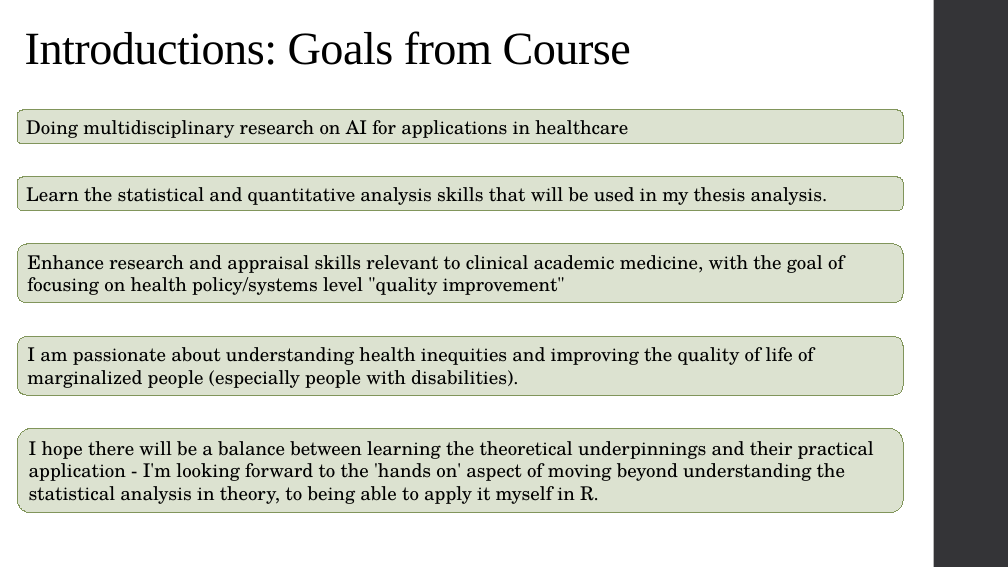
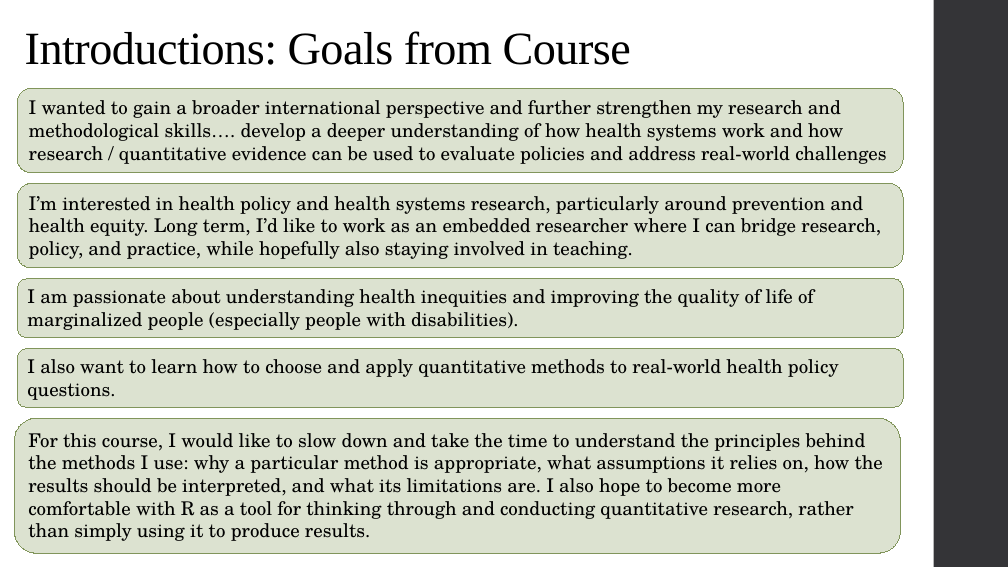
Before and after one commit to alex-hoagland/HAD5744, a slide deck: slide 4 of Lecture01_Introduction/Lecture1_Frameworks.pptx. Drawn at 1008x567 pixels with LibreOffice and Linux fonts; fonts in the diff are those of the drawing. Boxes give left, top, right and bottom in pixels: in the first picture for what was removed or moved away, otherwise in the second. Text is boxed around its words. In the diff, an @@ line names an element or a change of style, - is before the commit and + after.

```diff
--- a/Lecture01_Introduction/Lecture1_Frameworks.pptx
+++ b/Lecture01_Introduction/Lecture1_Frameworks.pptx
@@ rounded rectangle "I wanted to gain a ..." resized from (x1=17, y1=177, x2=904, y2=211) to (x1=17, y1=88, x2=904, y2=173) @@
@@ rounded rectangle removed at (x1=17, y1=110, x2=904, y2=144) @@
-Doing multidisciplinary research on AI for applications in healthcare
@@ text in rounded rectangle at (x1=29, y1=100, x2=886, y2=164): text changed @@
-Learn the statistical and quantitative analysis skills that will be used in my thesis analysis.
+I wanted to gain a broader international perspective and further strengthen my research and methodological skills…. develop a deeper understanding of how health systems work and how research / quantitative evidence can be used to evaluate policies and address real-world challenges
@@ rounded rectangle "I’m interested in health policy ..." resized from (x1=17, y1=244, x2=904, y2=303) to (x1=17, y1=184, x2=904, y2=268) @@
@@ text in rounded rectangle at (x1=29, y1=196, x2=881, y2=259): text changed @@
-Enhance research and appraisal skills relevant to clinical academic medicine, with the goal of focusing on health policy/systems level "quality improvement"
+I’m interested in health policy and health systems research, particularly around prevention and health equity. Long term, I’d like to work as an embedded researcher where I can bridge research, policy, and practice, while hopefully also staying involved in teaching.
@@ rounded rectangle "I am passionate about understanding ..." moved from (x1=17, y1=337, x2=904, y2=395) to (x1=17, y1=278, x2=904, y2=337) @@
@@ rounded rectangle "I also want to learn ..." resized from (x1=17, y1=429, x2=904, y2=513) to (x1=17, y1=349, x2=904, y2=408) @@
@@ text in rounded rectangle at (x1=27, y1=359, x2=839, y2=400): text changed @@
-I hope there will be a balance between learning the theoretical underpinnings and their practical application - I'm looking forward to the 'hands on' aspect of moving beyond understanding the statistical analysis in theory, to being able to apply it myself in R.
+I also want to learn how to choose and apply quantitative methods to real-world health policy questions.
@@ rounded rectangle added at (x1=14, y1=418, x2=901, y2=554), fill #DCE2D0, outline #81955B 0.75 pt, 18 pt, text #000000 @@
+For this course, I would like to slow down and take the time to understand the principles behind the methods I use: why a particular method is appropriate, what assumptions it relies on, how the results should be interpreted, and what its limitations are. I also hope to become more comfortable with R as a tool for thinking through and conducting quantitative research, rather than simply using it to produce results.
```
Also in this commit, not shown: 14 other slides changed, 9 slides added, 4 slides removed, 1 other file.
